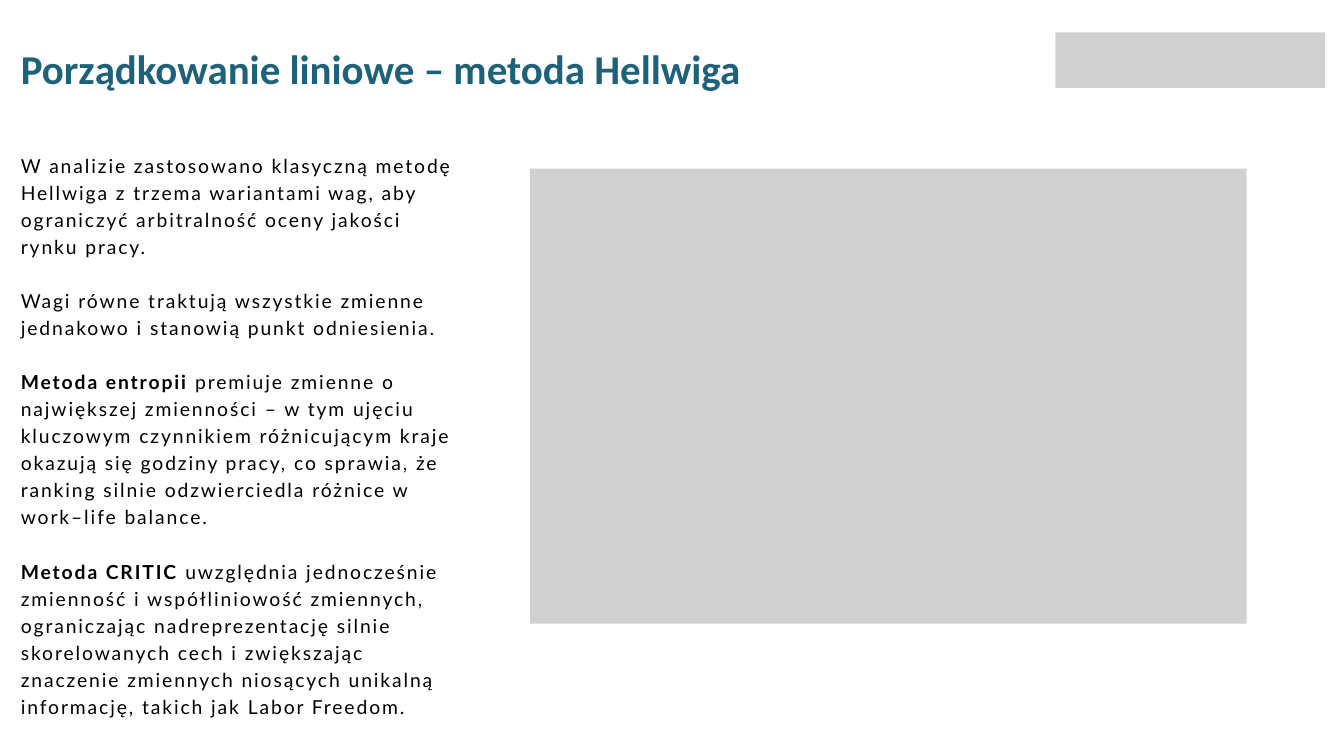
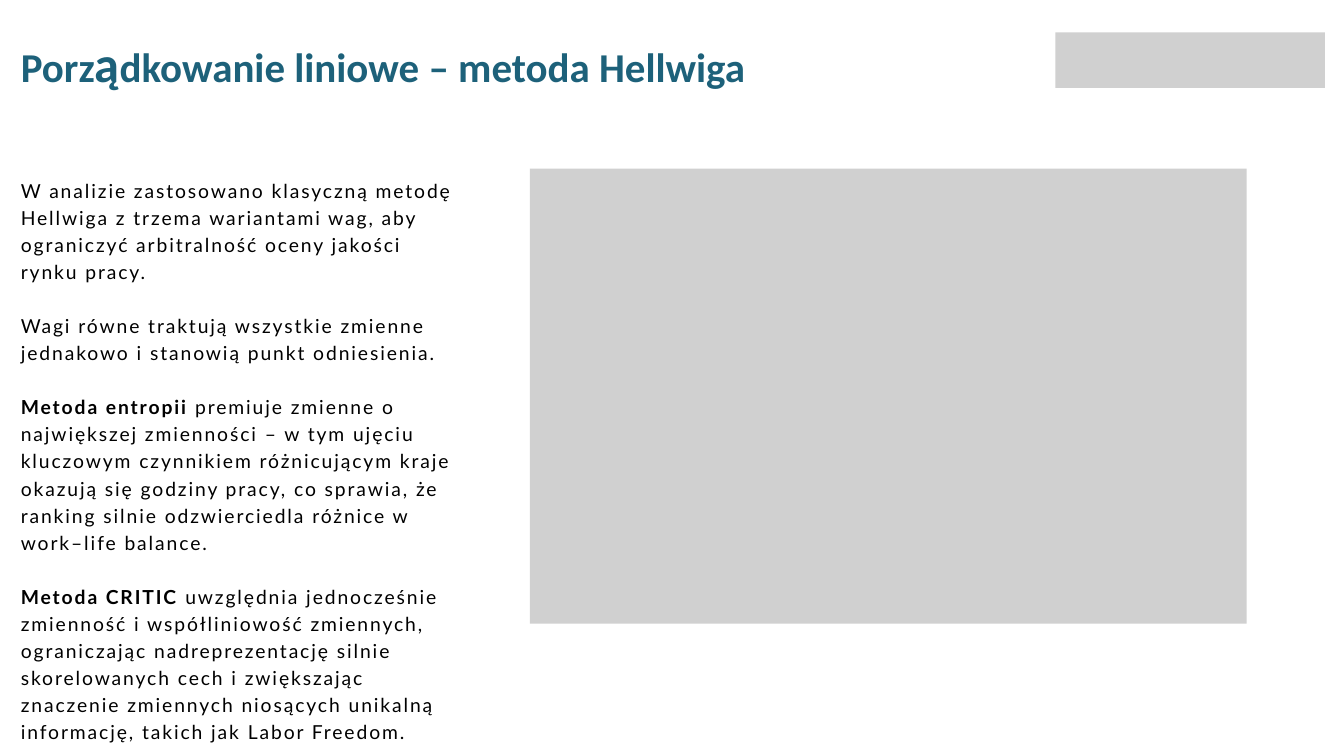
Before and after one commit to iZabela0001/Analiza-wielowymiarowa, a slide deck: slide 7 of Jakość pracy i prekaryzacja rynków pracy.pptx. Drawn at 1344x756 pixels with LibreOffice and Linux fonts; fonts in the diff are those of the drawing; grey boxes stand for pictures; background and template pictures are left out. Boxes give left, top, right and bottom in pixels: in the first picture for what was removed or moved away, otherwise in the second. Text is boxed around its words. In the diff, an @@ line names an element or a change of style, - is before the commit and + after.

```diff
--- a/Jakość pracy i prekaryzacja rynków pracy.pptx
+++ b/Jakość pracy i prekaryzacja rynków pracy.pptx
@@ text "Porządkowanie liniowe – metoda Hellwiga" at [294, 53, 745, 89]: size 44 to 54 pt in "Porządkowanie" @@
@@ text "W analizie zastosowano klasyczną metodę ...": place and size @@
-text "W analizie zastosowano klasyczną metodę ..." at [21, 158, 450, 718]
+text "W analizie zastosowano klasyczną metodę ..." at [21, 183, 450, 743]
```
Also in this commit, not shown: 9 other slides changed.
